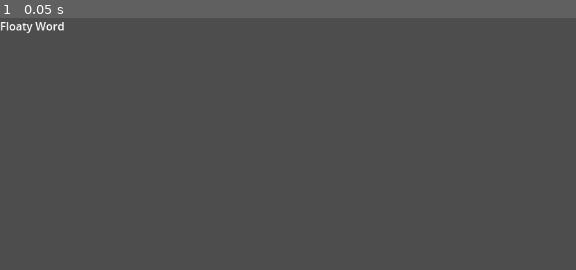
Above: before the commit, frame 1.
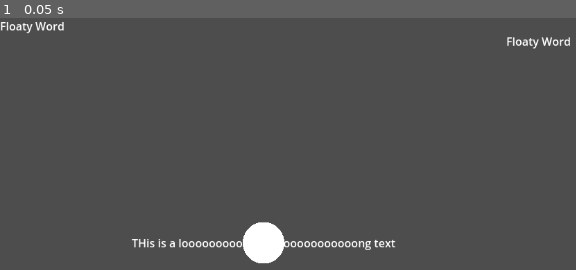
Above: after the commit, the same moment.

Repository: library-rat/Learning_english_fast_version
Game: Godot game, scene res://main_scene.tscn
The game is run twice, just before and just after one commit, with the same random seed, the same clock (stepped at 60 frames per second) and the same inputs. The project has no main scene, so this scene is started directly.
Inputs:
- Up to frame 1 (0.05 s): no input

The runs differ from the first frame. In frame 1, 1.9% of the frame differs, in the area x 22-99%, y 7-98%.

Commit message:
adding rest_node to Guess_word

Diff:
--- a/Dragable_Word.gd
+++ b/Dragable_Word.gd
@@ -2,8 +2,11 @@
 
 var selectionne : bool = false
 # Called when the node enters the scene tree for the first time.
+var guess_array : Array
+
 func _ready():
-	pass # Replace with function body.
+	guess_array = get_tree().get_nodes_in_group("Guess_words")
+	print(guess_array)
 
 
 # Called every frame. 'delta' is the elapsed time since the previous frame.
@@ -17,3 +20,6 @@
 		selectionne = true
 	elif Input.is_action_just_released("Left_click") :
 		selectionne = false
+		for empty_word in guess_array :
+			if (global_position+size/2).distance_to(empty_word.global_position + empty_word.size/2) < (empty_word as Guess_Word).distancemin :
+				print("I'm in")
--- /dev/null
+++ b/guess_word.gd
@@ -0,0 +1,14 @@
+extends Label
+class_name Guess_Word
+var distancemin: int =  30
+# Called when the node enters the scene tree for the first time.
+func _ready():
+	text = "THis is a loooooooooooooooooooooooooong text"
+	print(size)
+
+func _draw ():
+	print(distancemin)
+	draw_circle(size/2, distancemin, Color.WHITE)
+# Called every frame. 'delta' is the elapsed time since the previous frame.
+func _process(delta):
+	pass
--- /dev/null
+++ b/guess_word.tscn
@@ -0,0 +1,20 @@
+[gd_scene load_steps=2 format=3 uid="uid://dhu6wbwe4i0el"]
+
+[ext_resource type="Script" path="res://guess_word.gd" id="1_jatux"]
+
+[node name="Guess_word" type="Label" groups=["Guess_words"]]
+anchors_preset = 8
+anchor_left = 0.5
+anchor_top = 0.5
+anchor_right = 0.5
+anchor_bottom = 0.5
+offset_left = -10.0
+offset_top = -11.5
+offset_right = 10.0
+offset_bottom = 11.5
+grow_horizontal = 2
+grow_vertical = 2
+size_flags_horizontal = 4
+horizontal_alignment = 1
+vertical_alignment = 1
+script = ExtResource("1_jatux")
--- a/main_scene.tscn
+++ b/main_scene.tscn
@@ -1,7 +1,21 @@
-[gd_scene load_steps=2 format=3 uid="uid://dpna0op8rynyd"]
+[gd_scene load_steps=3 format=3 uid="uid://dpna0op8rynyd"]
 
 [ext_resource type="PackedScene" uid="uid://cbgiwlerln3y2" path="res://dragable_word.tscn" id="1_wjt6h"]
+[ext_resource type="PackedScene" uid="uid://dhu6wbwe4i0el" path="res://guess_word.tscn" id="2_q00og"]
 
 [node name="Main_Scene" type="Node2D"]
 
 [node name="Dragable_Word" parent="." instance=ExtResource("1_wjt6h")]
+
+[node name="Dragable_Word2" parent="." instance=ExtResource("1_wjt6h")]
+offset_left = 730.0
+offset_top = 22.0
+offset_right = 823.0
+offset_bottom = 45.0
+
+[node name="Guess_word" parent="." instance=ExtResource("2_q00og")]
+offset_left = 370.0
+offset_top = 313.0
+offset_right = 390.0
+offset_bottom = 336.0
+text = "ohoihrgoie"
--- /dev/null
+++ b/phrase.tscn
@@ -0,0 +1,10 @@
+[gd_scene format=3 uid="uid://f8vl34krnqgw"]
+
+[node name="Phrase" type="HBoxContainer"]
+anchors_preset = 15
+anchor_right = 1.0
+anchor_bottom = 1.0
+offset_right = -1052.0
+offset_bottom = -608.0
+grow_horizontal = 2
+grow_vertical = 2
